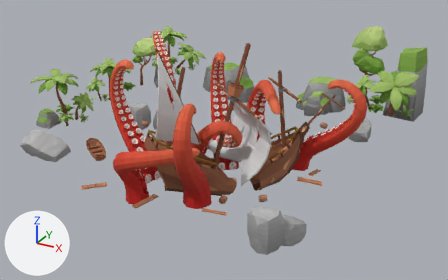
Before and after pictures for a commit that changed the glTF model lantern-vale/game/assets/palmov_poi/kraken_wreck.glb.
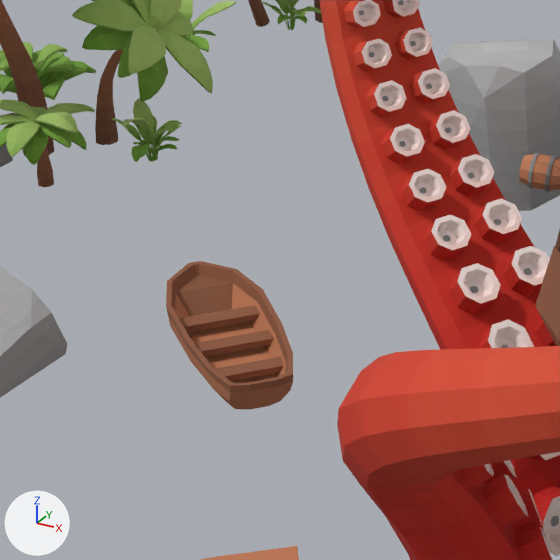
Each version appears first whole from a 50 mm camera at (17.06, -29.65, 16.51) aimed at (1.13, -0.69, 2.03), and next in a close-up on the part from 13% to 33% of the width and 35% to 66% of the height. Arrows for +X, +Y and +Z are at lower left; the lights stay in place. The last two pictures show the newer version. Where no turn or scale is listed for an object, it has been applied to the vertices.

Objects in the first close-up: 'back ship_47', 'barrel (4)_61', 'boat_60', 'palm tree bent_23', 'palm tree small (1)_21', 'palm tree tilted_18', 'shrub 3_32', 'shrub_43', 'stone small 5_64', 'stone small 6_25', 'tentacles 3 (1)_11', 'tentacles 5_12' and 6 more.
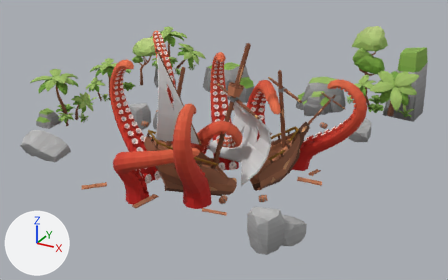
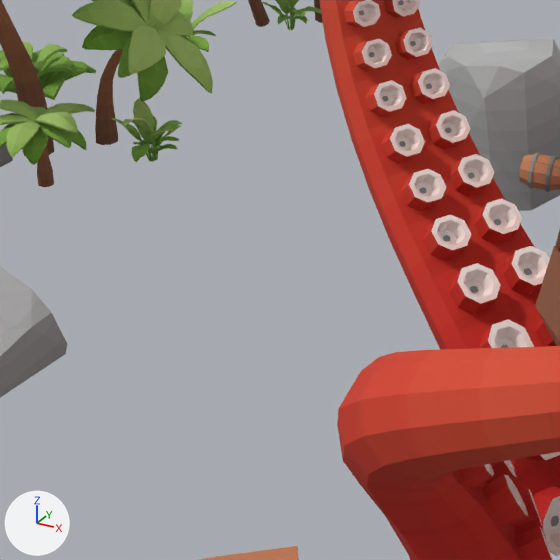
What differs and where, as boxes (x1, y1, x2, y2) in the close-ups (560 x 560 px):
'boat_60', deleted (brown): before (166, 261, 293, 410)

The change, as a diff of the scene's bpy script:
```diff
--- a/lantern-vale/game/assets/palmov_poi/kraken_wreck.glb.py
+++ b/lantern-vale/game/assets/palmov_poi/kraken_wreck.glb.py
@@ ob_boat_60 @@
-ob_boat_60 = bpy.data.objects.new('boat_60', me_mesh_057)
-ob_boat_60.location = (-4.698, -5.112, 1.62)
```
